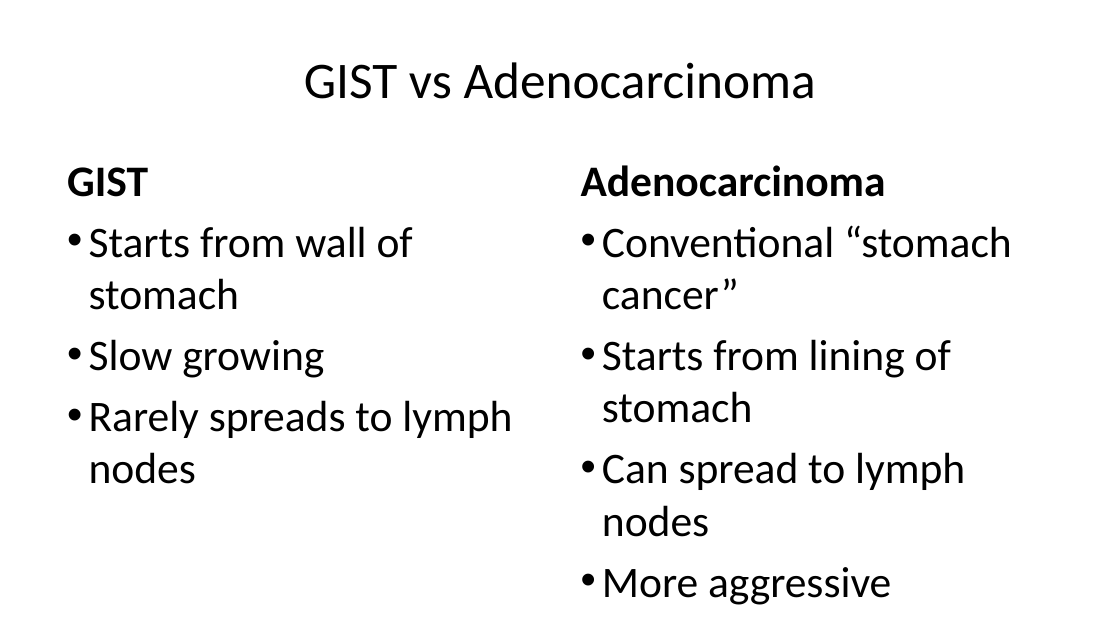
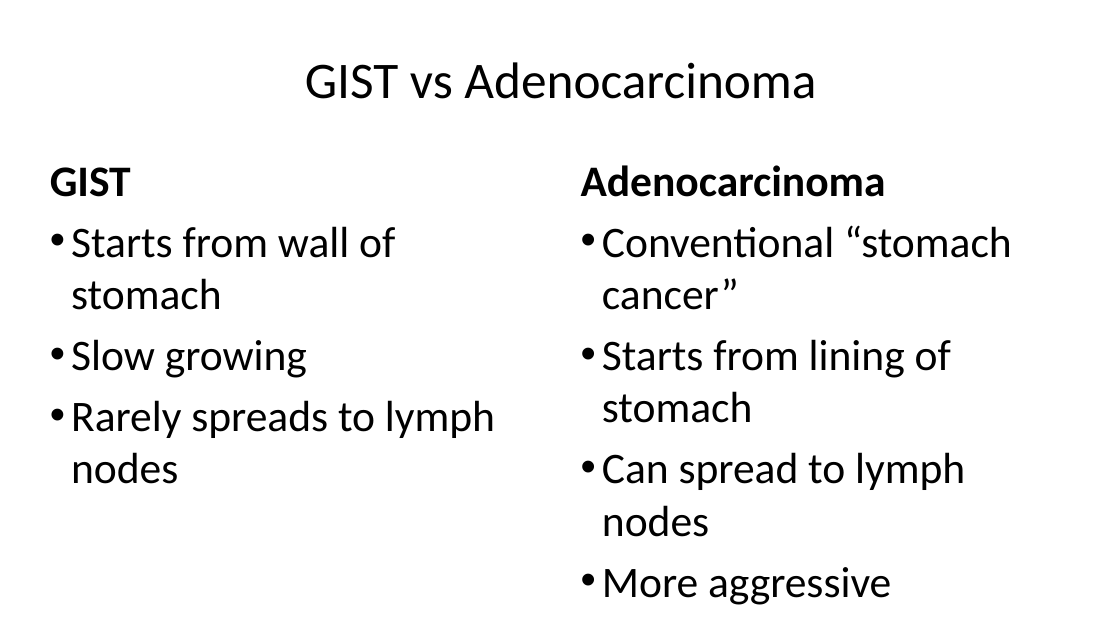
Before and after one commit to jcsalo/patient_education, a slide deck: slide 3 of lci_gist.pptx. Drawn at 1120x630 pixels with LibreOffice and Linux fonts; fonts in the diff are those of the drawing. Boxes give left, top, right and bottom in pixels: in the first picture for what was removed or moved away, otherwise in the second. Text is boxed around its words. In the diff, an @@ line names an element or a change of style, - is before the commit and + after.

```diff
--- a/lci_gist.pptx
+++ b/lci_gist.pptx
@@ text "GIST": place and size @@
-text "GIST" at <box>67,167,512,484</box>
+text "GIST" at <box>50,167,495,484</box>
```
Also in this commit, not shown: 24 other slides changed, 43 other files.
